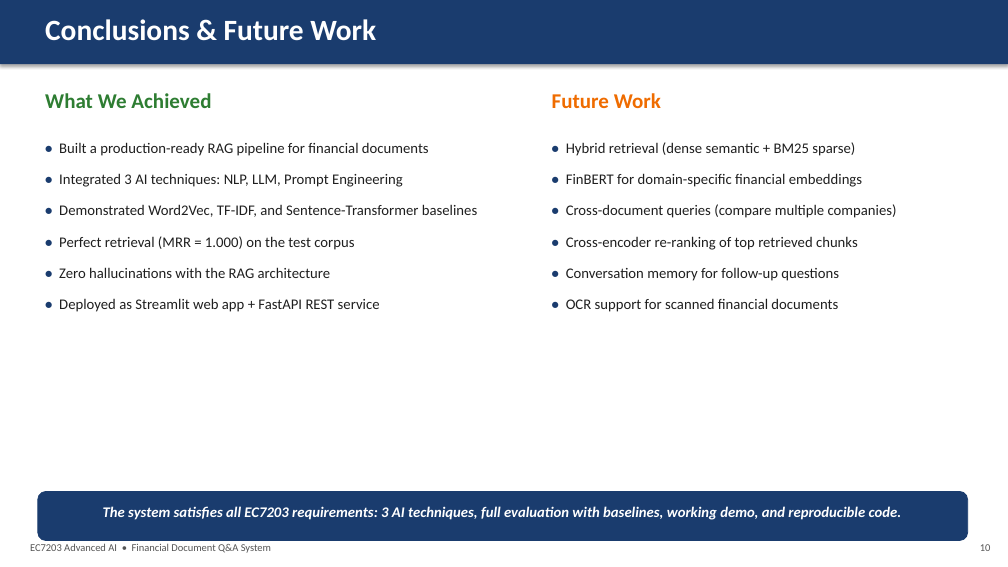
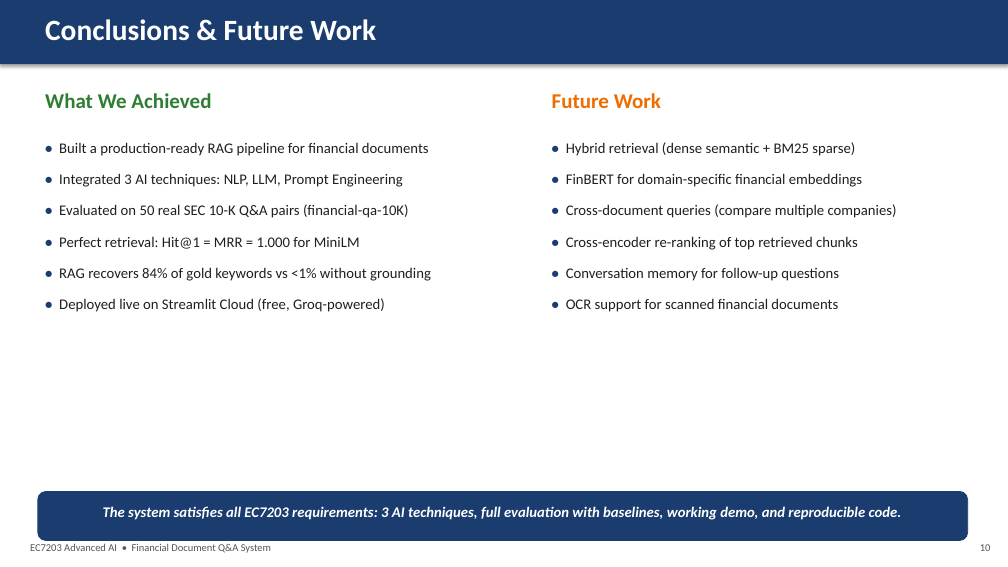
Before and after one commit to Dinojan9901/Financial-QA-System, a slide deck: slide 10 of presentation/Financial_QA_Presentation.pptx. Drawn at 1008x567 pixels with LibreOffice and Linux fonts; fonts in the diff are those of the drawing. Boxes give left, top, right and bottom in pixels: in the first picture for what was removed or moved away, otherwise in the second. Text is boxed around its words. In the diff, an @@ line names an element or a change of style, - is before the commit and + after.

```diff
--- a/presentation/Financial_QA_Presentation.pptx
+++ b/presentation/Financial_QA_Presentation.pptx
@@ text at [59, 204, 431, 312]: text changed @@
-• Demonstrated Word2Vec, TF-IDF, and Sentence-Transformer baselines
-• Perfect retrieval (MRR = 1.000) on the test corpus
-• Zero hallucinations with the RAG architecture
-• Deployed as Streamlit web app + FastAPI REST service
+• Evaluated on 50 real SEC 10-K Q&A pairs (financial-qa-10K)
+• Perfect retrieval: Hit@1 = MRR = 1.000 for MiniLM
+• RAG recovers 84% of gold keywords vs <1% without grounding
+• Deployed live on Streamlit Cloud (free, Groq-powered)
```
Also in this commit, not shown: 6 other slides changed, 8 other files.
